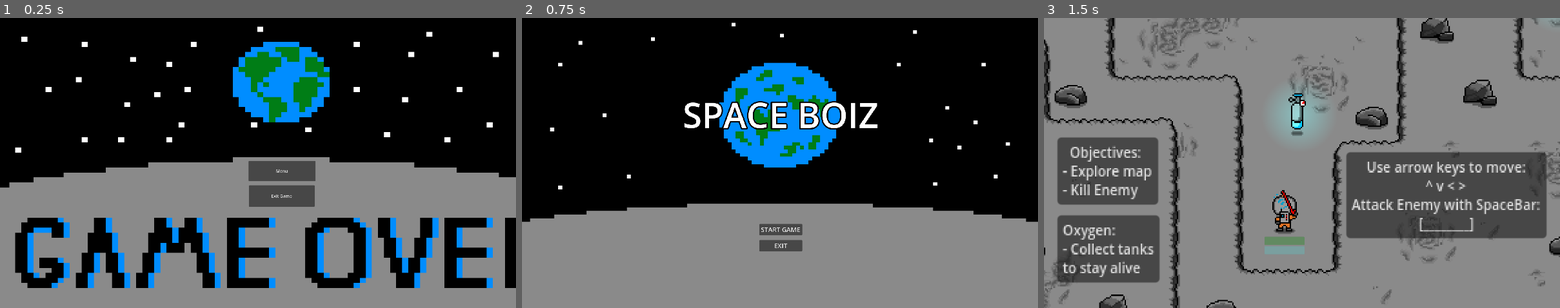
Above: before the commit, frames 1-3 (left to right).
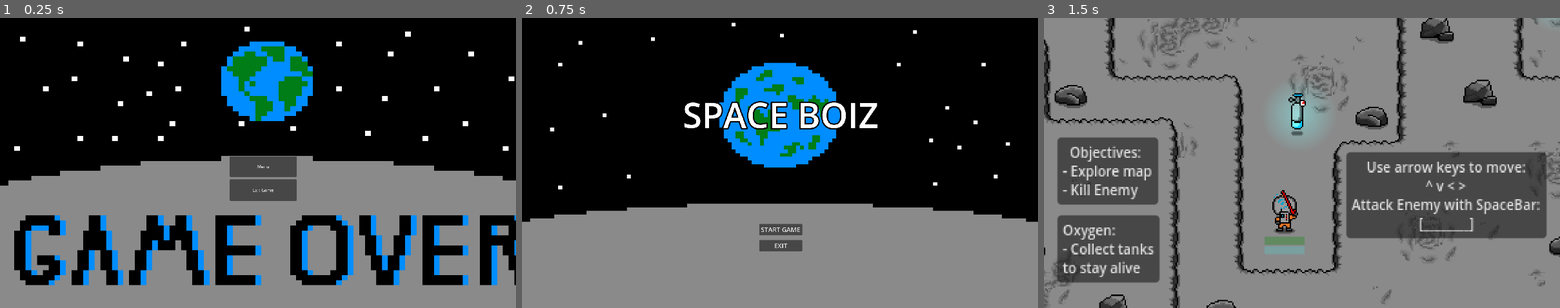
Above: after the commit, the same moments.

Repository: JoelAWinter/Joels-SpaceBoiz-GitHub-Repository
Game: Godot game, scene res://scenes/end_screen.tscn
Two runs of this game, one before a commit and one after it. Both use one fixed random seed, a clock stepped at 60 frames per second and the inputs below. This scene is started directly instead of the project's main scene.
Inputs:
- Up to frame 1 (0.25 s): no input
- Up to frame 2 (0.75 s): click "Menu" at 0.5 s
- Up to frame 3 (1.5 s): click "START GAME" at 1.25 s

The runs differ from the first frame. In frame 1, 21% of the frame differs, in the area x 0-100%, y 2-94%; in frame 2, nothing differs; in frame 3, nothing differs.

Commit message:
win screen
added win screen

Diff:
--- a/7DIT-2D-Godot-SpaceBoiz/Joels-SpaceBoiz-Godot-Game/scenes/end_screen.tscn
+++ b/7DIT-2D-Godot-SpaceBoiz/Joels-SpaceBoiz-Godot-Game/scenes/end_screen.tscn
@@ -1,30 +1,30 @@
 [gd_scene load_steps=3 format=3 uid="uid://d03rxpm347pgs"]
 
-[ext_resource type="Script" path="res://scenes/end_screen.gd" id="1_gdkaq"]
+[ext_resource type="Script" path="res://script/end_screen.gd" id="1_2ahrq"]
 [ext_resource type="Texture2D" uid="uid://bqwurdxetx372" path="res://art/New Piskel (3).png" id="1_vvy2n"]
 
 [node name="end_screen" type="Node2D"]
-script = ExtResource("1_gdkaq")
+script = ExtResource("1_2ahrq")
 
 [node name="TextureRect" type="TextureRect" parent="."]
 offset_left = -33.0
 offset_top = -42.0
-offset_right = 2126.0
-offset_bottom = 1155.0
+offset_right = 2021.0
+offset_bottom = 1143.0
 texture = ExtResource("1_vvy2n")
 
 [node name="menu_button" type="Button" parent="."]
-offset_left = 925.0
-offset_top = 532.0
-offset_right = 1174.0
-offset_bottom = 608.0
+offset_left = 855.0
+offset_top = 516.0
+offset_right = 1104.0
+offset_bottom = 592.0
 text = "Menu"
 
 [node name="exit" type="Button" parent="."]
-offset_left = 926.0
-offset_top = 623.0
-offset_right = 1171.0
-offset_bottom = 703.0
+offset_left = 855.0
+offset_top = 601.0
+offset_right = 1104.0
+offset_bottom = 681.0
 text = "Exit Game"
 
 [connection signal="pressed" from="menu_button" to="." method="_on_menu_button_pressed"]
--- /dev/null
+++ b/7DIT-2D-Godot-SpaceBoiz/Joels-SpaceBoiz-Godot-Game/scenes/win_screen.gd
@@ -0,0 +1,9 @@
+extends Node2D
+
+
+func _on_menu_button_pressed():
+	get_tree().change_scene_to_file("res://scenes/main menu/main_menu.tscn")
+
+
+func _on_exit_button_pressed():
+	get_tree().quit()
--- /dev/null
+++ b/7DIT-2D-Godot-SpaceBoiz/Joels-SpaceBoiz-Godot-Game/scenes/win_screen.tscn
@@ -0,0 +1,30 @@
+[gd_scene load_steps=3 format=3 uid="uid://55okqn3m4pqe"]
+
+[ext_resource type="Script" path="res://scenes/win_screen.gd" id="1_pog85"]
+[ext_resource type="Texture2D" uid="uid://dugymn6ye2opo" path="res://art/New Piskel (4).png" id="1_uoaum"]
+
+[node name="win_screen" type="Node2D"]
+script = ExtResource("1_pog85")
+
+[node name="TextureRect" type="TextureRect" parent="."]
+offset_right = 1928.0
+offset_bottom = 1110.0
+texture = ExtResource("1_uoaum")
+
+[node name="menu_button" type="Button" parent="."]
+offset_left = 860.0
+offset_top = 535.0
+offset_right = 1062.0
+offset_bottom = 609.0
+text = "Menu"
+
+[node name="exit_button" type="Button" parent="."]
+offset_left = 860.0
+offset_top = 627.0
+offset_right = 1064.0
+offset_bottom = 703.0
+text = "Exit
+"
+
+[connection signal="pressed" from="menu_button" to="." method="_on_menu_button_pressed"]
+[connection signal="pressed" from="exit_button" to="." method="_on_exit_button_pressed"]
--- a/7DIT-2D-Godot-SpaceBoiz/Joels-SpaceBoiz-Godot-Game/script/Enemy1.gd
+++ b/7DIT-2D-Godot-SpaceBoiz/Joels-SpaceBoiz-Godot-Game/script/Enemy1.gd
@@ -44,7 +44,7 @@
 			print("slime health = ", health)
 			if health <= 0:
 				self.queue_free()
-				#get_tree().change_scene_to_file("res://scenes/main menu/main_menu.tscn")
+				get_tree().change_scene_to_file("res://scenes/win_screen.tscn")
 
 
 func _on_take_damage_cooldown_timeout():
Binary file added: 7DIT-2D-Godot-SpaceBoiz/Joels-SpaceBoiz-Godot-Game/art/New Piskel (4).png
Not shown, added: 7DIT-2D-Godot-SpaceBoiz/Joels-SpaceBoiz-Godot-Game/art/New Piskel (4).png.import
Renamed: 7DIT-2D-Godot-SpaceBoiz/Joels-SpaceBoiz-Godot-Game/scenes/end_screen.gd -> 7DIT-2D-Godot-SpaceBoiz/Joels-SpaceBoiz-Godot-Game/script/end_screen.gd
